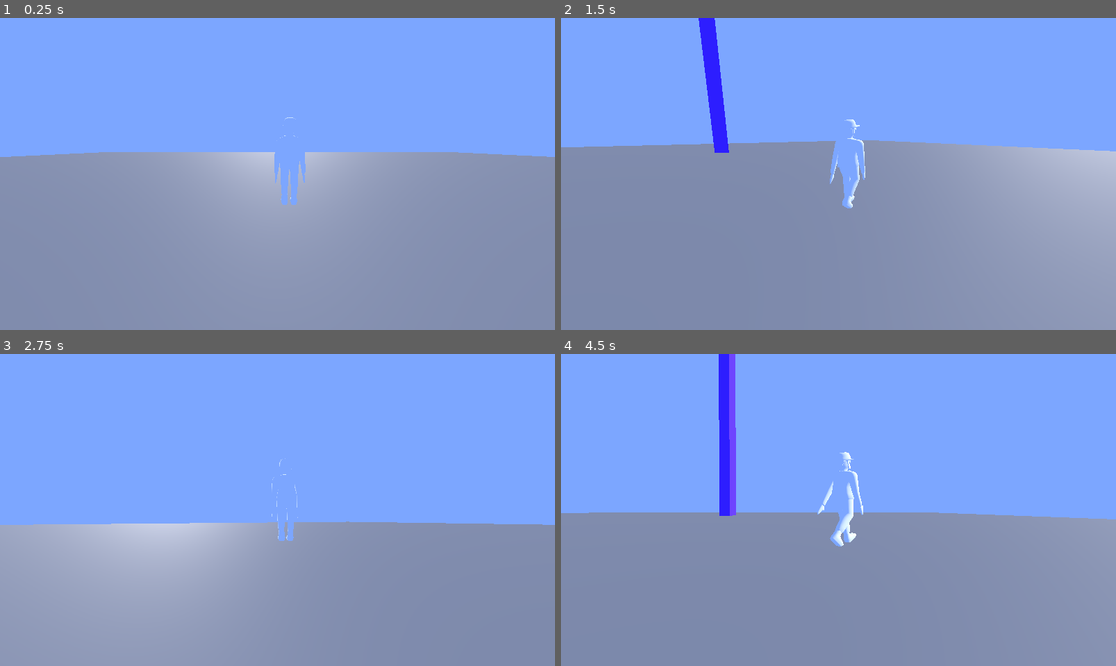
Above: before the commit, frames 1-4 (two rows, left to right).
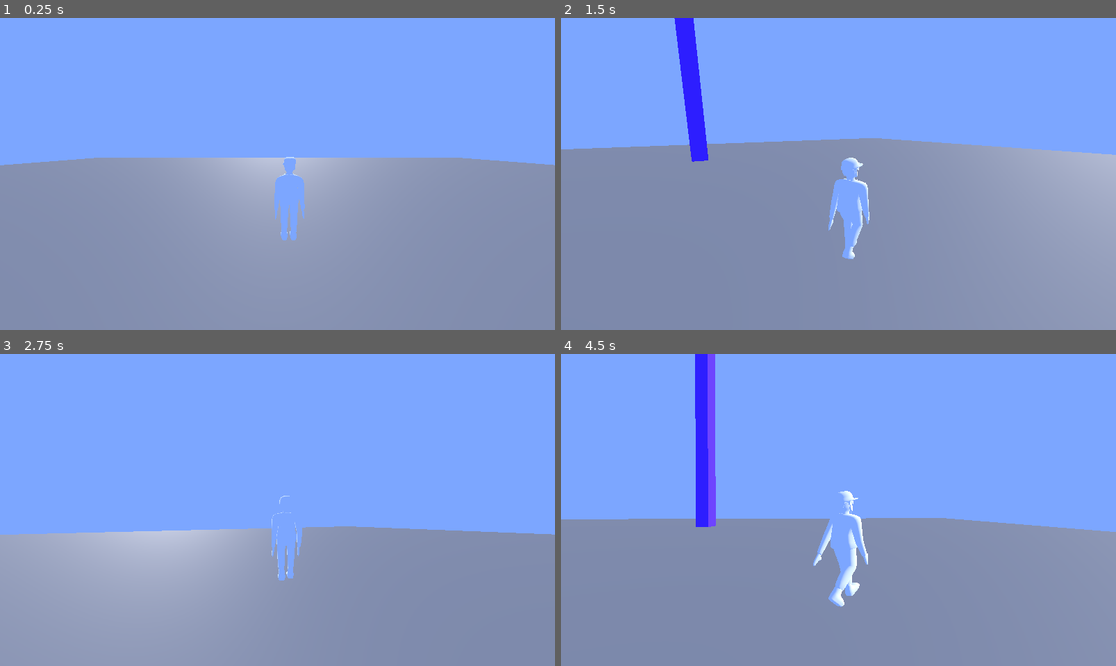
Above: after the commit, the same moments.

Repository: jackrosa183/project_hotel
Game: Godot game, scene res://root_scene.tscn
Same seed, same stepped clock (60 frames per second), same inputs: the game is played once before the commit and once after it.
Inputs (mouse positions are in pixels of both pictures, inside the frame that each line leads up to):
- Up to frame 1 (0.25 s): no input
- Up to frame 2 (1.5 s): tap Enter (ui_accept) at 0.5, 0.77 s; move the mouse to (866, 174) at 0.52 s; hold W (forward) from 0.53 s (still down); right-click (866, 174) at 0.6 s; move the mouse to (810, 174) at 1.27 s; right-click (810, 174) at 1.35 s
- Up to frame 3 (2.75 s): keep holding W (forward); tap Enter (ui_accept) at 1.52 s; move the mouse to (288, 503) at 2.02 s; right-click (288, 503) at 2.1 s
- Up to frame 4 (4.5 s): keep holding W (forward); move the mouse to (832, 516) at 2.77 s; right-click (832, 516) at 2.85 s; tap Enter (ui_accept) at 3.02, 3.77 s; move the mouse to (877, 513) at 3.52 s; right-click (877, 513) at 3.6 s; move the mouse to (794, 506) at 4.27 s; right-click (794, 506) at 4.35 s

The runs differ from the first frame. In frame 1, 2.6% of the frame differs, in the area x 0-100%, y 31-72%; in frame 2, 4.6%; in frame 3, 2.8%; in frame 4, 7.2%, in the area x 0-100%, y 0-82%.

Commit message:
feat: use rmb to zoom cam fov

Diff:
--- a/Player/player_controller.gd
+++ b/Player/player_controller.gd
@@ -8,15 +8,20 @@
 @onready var armature: Node3D = $Armature
 @onready var animation_player: AnimationPlayer = $AnimationPlayer
 @onready var animation_tree: AnimationTree = $AnimationTree
+@onready var zoom_target: Node3D = $ZoomTarget
+@onready var cam_root: Node3D = $CamRoot
 
 
 @export var look_sensitivity = 1.0
 @export var lerp_val = .1
 @export var anim_blend_speed = 15
+@export var zoom_speed = 15
+@export var zoom_fov = 10
 
 var walk_val = 0
 enum {IDLE,WALK}
 var current_anim = IDLE
+var target_fov = 75
 
 func handle_animation(delta):
 	match current_anim:
@@ -38,11 +43,18 @@
 		cam_pitch.rotate_x(deg_to_rad(-event.relative.y * look_sensitivity))
 		cam_pitch.rotation.x = clamp(cam_pitch.rotation.x, deg_to_rad(-90), deg_to_rad(45))
 
+	if Input.is_action_just_pressed("right_click"):
+		target_fov = 30
+	if Input.is_action_just_released("right_click"):
+		target_fov = 75
+
 func _physics_process(delta: float) -> void:
 	handle_animation(delta)
 	# Add gravity.
 	if not is_on_floor():
 		velocity += get_gravity() * delta
+
+	player_cam.fov = lerpf(player_cam.fov, target_fov, zoom_speed * delta)
 
 	# Handle jump.
 	if Input.is_action_just_pressed("ui_accept") and is_on_floor():
--- a/human.tscn
+++ b/human.tscn
@@ -33,28 +33,28 @@
 [node name="Node3D" type="Node3D" parent="." index="0"]
 
 [node name="Skeleton3D" parent="Armature" index="0"]
-bones/0/position = Vector3(-2.31976e-12, 0.100486, 1.03004e-10)
-bones/0/rotation = Quaternion(-0.00651481, -0.00417976, -2.72327e-05, 0.99997)
+bones/0/position = Vector3(-1.38896e-11, 0.0967618, 7.13514e-11)
+bones/0/rotation = Quaternion(-0.00651118, 0.0336178, 0.000219018, 0.999414)
 bones/1/position = Vector3(0.2502, 0.349259, 0.00455109)
-bones/1/rotation = Quaternion(0.00232035, 0.0481842, -0.998024, 0.040254)
-bones/2/rotation = Quaternion(0.187827, -0.0135791, -0.00652609, 0.982087)
+bones/1/rotation = Quaternion(0.000577745, 0.0118523, -0.998769, 0.0481561)
+bones/2/rotation = Quaternion(0.0365434, -0.00264195, -0.008877, 0.999289)
 bones/3/rotation = Quaternion(7.04554e-10, 1.4173e-09, 0.00941203, 0.999956)
-bones/4/rotation = Quaternion(0.00635318, 0.04651, 0.998895, -0.00234855)
+bones/4/rotation = Quaternion(-0.0311406, 0.0752636, 0.996677, -0.00100842)
 bones/4/scale = Vector3(1, 1, 1.00008)
-bones/5/rotation = Quaternion(-0.100946, -0.000281153, -0.00707867, 0.994867)
-bones/6/rotation = Quaternion(0.657214, -0.0524438, -0.0770296, 0.747921)
+bones/5/rotation = Quaternion(-0.138809, -0.000279853, -0.0097337, 0.990271)
+bones/6/rotation = Quaternion(0.664224, -0.0510701, -0.0769163, 0.74181)
 bones/6/scale = Vector3(1, 1.00003, 0.999996)
-bones/8/rotation = Quaternion(0.0438122, 0.0750479, -0.0483813, 0.995041)
+bones/8/rotation = Quaternion(-0.0143769, 0.060609, -0.0196663, 0.997864)
 bones/9/position = Vector3(-0.2502, 0.349259, 0.00455098)
-bones/9/rotation = Quaternion(-0.00215207, 0.0706812, 0.994478, 0.0775387)
+bones/9/rotation = Quaternion(-0.001756, 0.0308487, 0.997746, 0.0595626)
 bones/10/rotation = Quaternion(-4.6416e-10, 1.90829e-09, 0.00941203, 0.999956)
 bones/11/rotation = Quaternion(7.04554e-10, -1.41002e-09, -0.00941203, 0.999956)
 bones/12/position = Vector3(-0.123967, 0.00656434, -0.000592688)
-bones/12/rotation = Quaternion(0.00200259, 0.0479996, 0.998844, 0.00188105)
+bones/12/rotation = Quaternion(-0.0357841, 0.0641334, 0.997279, 0.00643495)
 bones/12/scale = Vector3(1, 1, 1.00008)
-bones/13/rotation = Quaternion(-0.101355, 0.000281127, 0.00710742, 0.994825)
+bones/13/rotation = Quaternion(-0.136417, 0.000279933, 0.00956603, 0.990605)
 bones/13/scale = Vector3(1, 0.999999, 1)
-bones/14/rotation = Quaternion(0.656424, 0.0525241, 0.0769634, 0.748616)
+bones/14/rotation = Quaternion(0.670494, 0.0504096, 0.0774293, 0.73614)
 bones/14/scale = Vector3(1, 1.00003, 0.999996)
 bones/15/rotation = Quaternion(-0.00114757, 0.707106, 0.707106, -0.00114757)
 bones/16/position = Vector3(0.11965, -0.780614, -0.0156499)
@@ -75,7 +75,7 @@
 shape = SubResource("CapsuleShape3D_gwng3")
 
 [node name="CamRoot" type="Node3D" parent="." index="5"]
-transform = Transform3D(1, 0, 0, 0, 1, 0, 0, 0, 1, -1.49658e-07, 1, 1.71189)
+transform = Transform3D(1, 0, 0, 0, 1, 0, 0, 0, 1, 0, 1.862, 1.712)
 
 [node name="CamYaw" type="Node3D" parent="CamRoot" index="0"]
 transform = Transform3D(1, 0, 0, 0, 1, 0, 0, 0, 1, -0.277238, 0.371405, -1.74032)
@@ -89,3 +89,6 @@
 
 [node name="Camera3D" type="Camera3D" parent="CamRoot/CamYaw/CamPitch/SpringArm3D" index="0"]
 transform = Transform3D(1, 0, 0, 0, 0.989216, 0.146463, 0, -0.146463, 0.989216, 0.598917, 1.46111, 2.48798)
+
+[node name="ZoomTarget" type="Node3D" parent="." index="6"]
+transform = Transform3D(1, 0, 0, 0, 1, 0, 0, 0, 1, -0.00589739, 1.70313, -0.139266)
--- a/project.godot
+++ b/project.godot
@@ -42,3 +42,13 @@
 "events": [Object(InputEventKey,"resource_local_to_scene":false,"resource_name":"","device":-1,"window_id":0,"alt_press …(195 unchanged characters)…
 ]
 }
+left_click={
+"deadzone": 0.5,
+"events": [Object(InputEventMouseButton,"resource_local_to_scene":false,"resource_name":"","device":-1,"window_id":0,"alt_pressed":false,"shift_pressed":false,"ctrl_pressed":false,"meta_pressed":false,"button_mask":1,"position":Vector2(590, 30),"global_position":Vector2(609, 121),"factor":1.0,"button_index":1,"canceled":false,"pressed":true,"double_click":false,"script":null)
+]
+}
+right_click={
+"deadzone": 0.5,
+"events": [Object(InputEventMouseButton,"resource_local_to_scene":false,"resource_name":"","device":-1,"window_id":0,"alt_pressed":false,"shift_pressed":false,"ctrl_pressed":false,"meta_pressed":false,"button_mask":2,"position":Vector2(230, 21),"global_position":Vector2(249, 112),"factor":1.0,"button_index":2,"canceled":false,"pressed":true,"double_click":false,"script":null)
+]
+}
--- a/root_scene.tscn
+++ b/root_scene.tscn
@@ -46,4 +46,3 @@
 
 [node name="human" parent="." instance=ExtResource("2_ciu22")]
 transform = Transform3D(-1, 0, -8.74228e-08, 0, 1, 0, 8.74228e-08, 0, -1, -0.12987, 0.325078, -0.283224)
-anim_blend_speed = 5
